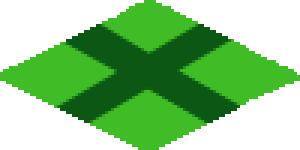
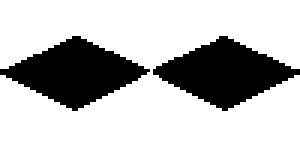
Comparing the layer stacks of the two (300, 150) images. Changes:
removed group "Group 1" (1 layers) over [0, 0, 300, 150]
removed layer "Shape 7" from group "Group 1" over [0, 0, 300, 150]
added group "basic_tile" with 3 layers over [0, 0, 300, 150]
added layer "symmetry3" in group "basic_tile" over [0, 0, 300, 150]
